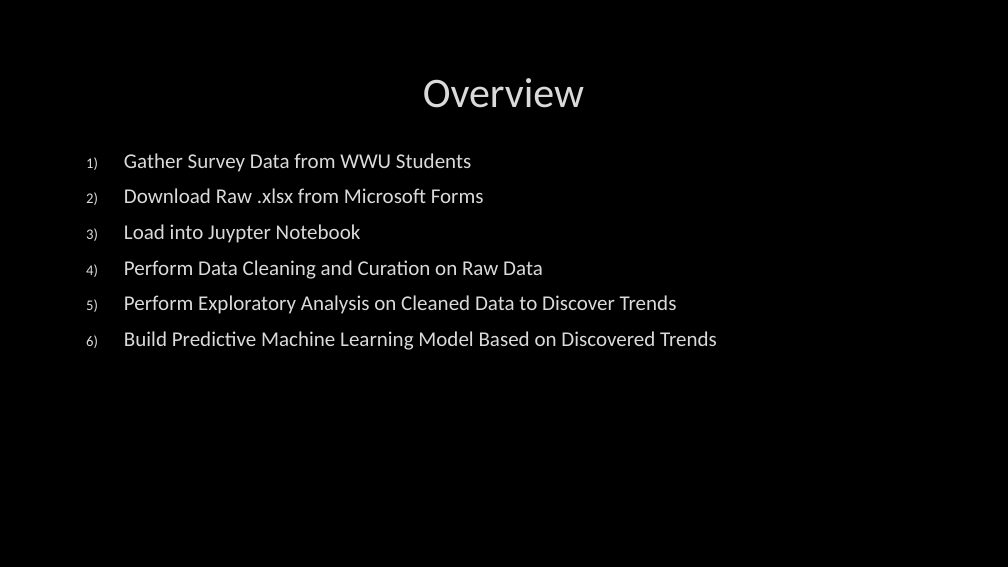
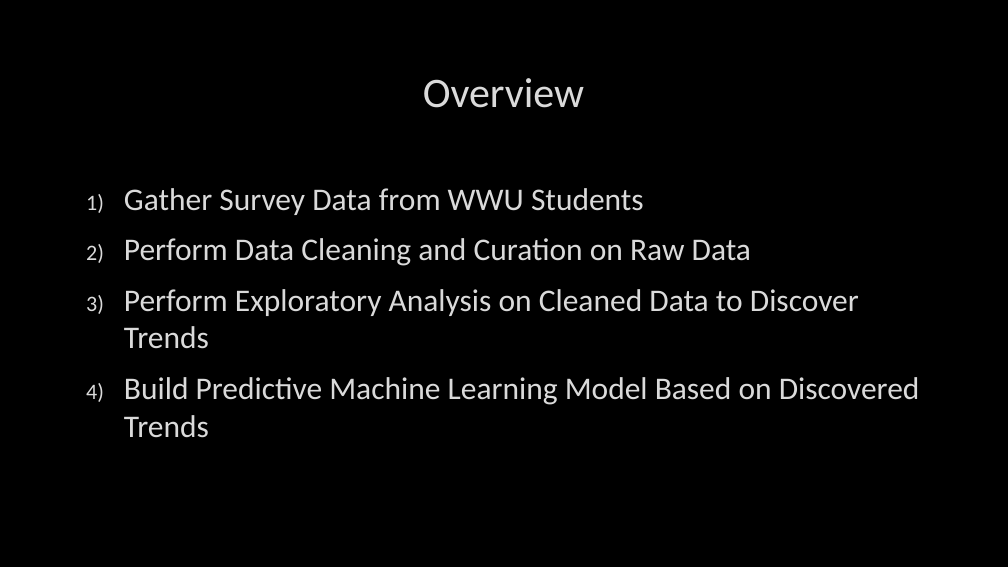
Before and after one commit to sevenwwu/sevenwwu.github.io, a slide deck: slide 3 of write-ups/presentation.pptx. Drawn at 1008x567 pixels with LibreOffice and Linux fonts; fonts in the diff are those of the drawing; background and template pictures are left out. Boxes give left, top, right and bottom in pixels: in the first picture for what was removed or moved away, otherwise in the second. Text is boxed around its words. In the diff, an @@ line names an element or a change of style, - is before the commit and + after.

```diff
--- a/write-ups/presentation.pptx
+++ b/write-ups/presentation.pptx
@@ text "Gather Survey Data from WWU ..." at <box>124,188,920,438</box>: size 20 to 30 pt; more space between paragraphs; vertical alignment top to middle @@
@@ text at <box>124,188,484,243</box>: paragraphs removed @@
-2) Download Raw .xlsx from Microsoft Forms
-3) Load into Juypter Notebook
```
Also in this commit, not shown: 5 other slides changed.
